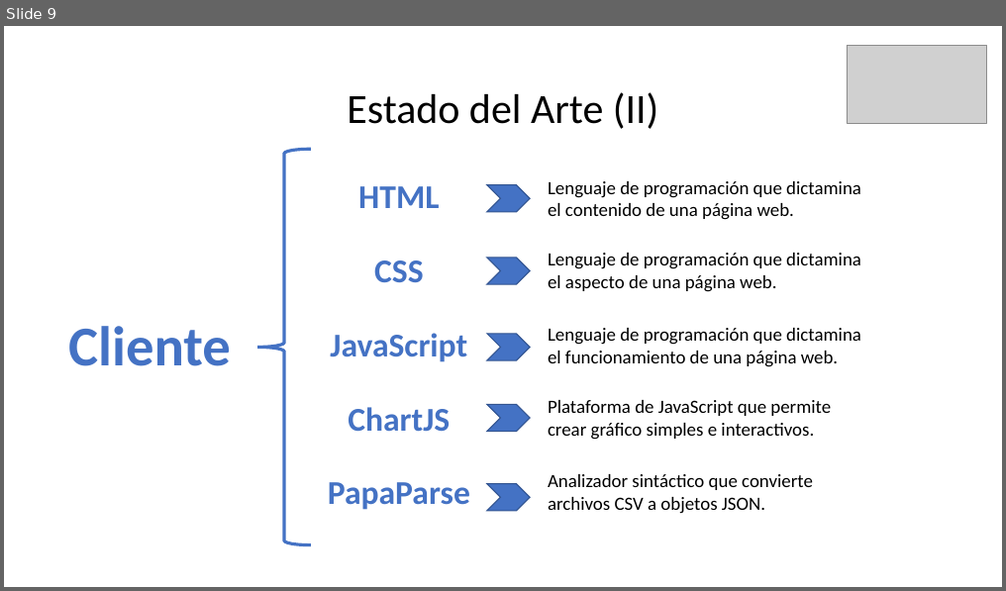
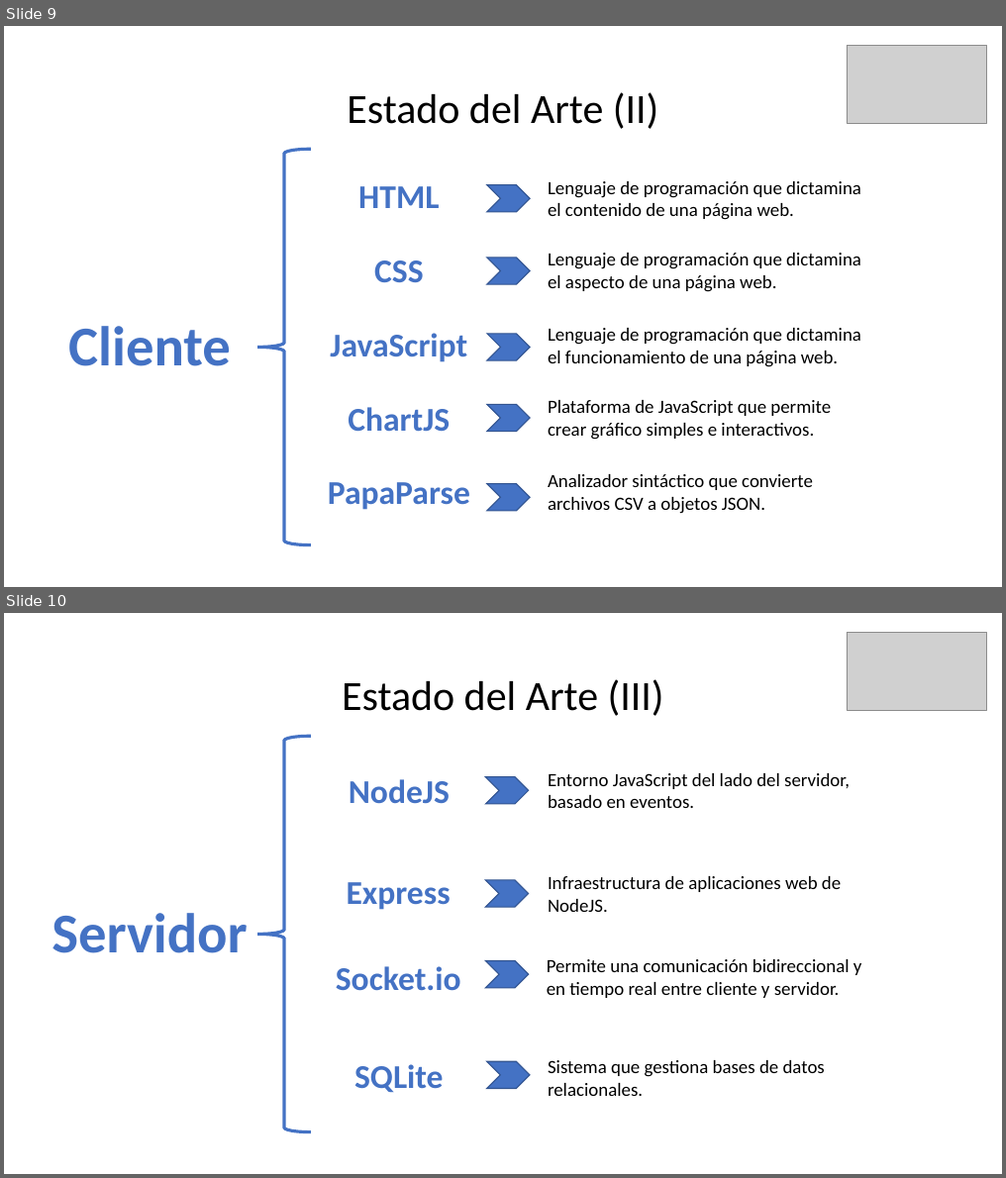
Before and after one commit to BorjaGD94/TFG, a slide deck: Presentación.pptx. Shown one above the other, each under a label of ours: slide 9 before the commit, slides 9 and 10 after it. The pictures are 1006x591 and 1006x1178 pixels, drawn with LibreOffice and Linux fonts; fonts in the diff are those of the drawing; grey boxes stand for pictures; background and template pictures are left out. Boxes give left, top, right and bottom in pixels: in the first picture for what was removed or moved away, otherwise in the second. Text is boxed around its words. In the diff, an @@ line names an element or a change of style, - is before the commit and + after.

```diff
--- a/Presentación.pptx
+++ b/Presentación.pptx
@@ slide 10 added at (4,613,1002,1174), background picture (left out) @@
@@ picture added at (846,632,987,710) @@
@@ title added at (342,679,664,716), 40 pt, text #000000 @@
+Estado del Arte (III)
@@ left brace added at (257,736,311,1133), outline #4472C4 3 pt @@
@@ text added at (349,779,450,804), 32 pt, text #4472C4, bold @@
+NodeJS
@@ chevron added at (485,777,528,804), fill #4472C4, outline #325491 1 pt @@
@@ text added at (548,773,849,808), 18 pt, text #000000 @@
+Entorno JavaScript del lado del servidor, basado en eventos.
@@ text added at (548,876,841,912), 18 pt, text #000000 @@
+Infraestructura de aplicaciones web de NodeJS.
@@ text added at (347,882,450,910), 32 pt, text #4472C4, bold @@
+Express
@@ chevron added at (485,880,528,907), fill #4472C4, outline #325491 1 pt @@
@@ text added at (52,913,248,954), 54 pt, text #4472C4, bold @@
+Servidor
@@ text added at (336,966,461,991), 32 pt, text #4472C4, bold @@
+Socket.io
@@ chevron added at (485,961,528,988), fill #4472C4, outline #325491 1 pt @@
@@ text added at (547,959,862,998), 18 pt, text #000000 @@
+Permite una comunicación bidireccional y en tiempo real entre cliente y servidor.
@@ text added at (354,1064,443,1093), 32 pt, text #4472C4, bold @@
+SQLite
@@ chevron added at (487,1062,530,1089), fill #4472C4, outline #325491 1 pt @@
@@ text added at (548,1060,825,1096), 18 pt, text #000000 @@
+Sistema que gestiona bases de datos relacionales.
```
Also in this commit, not shown: 1 other slide added, 3 other files.
